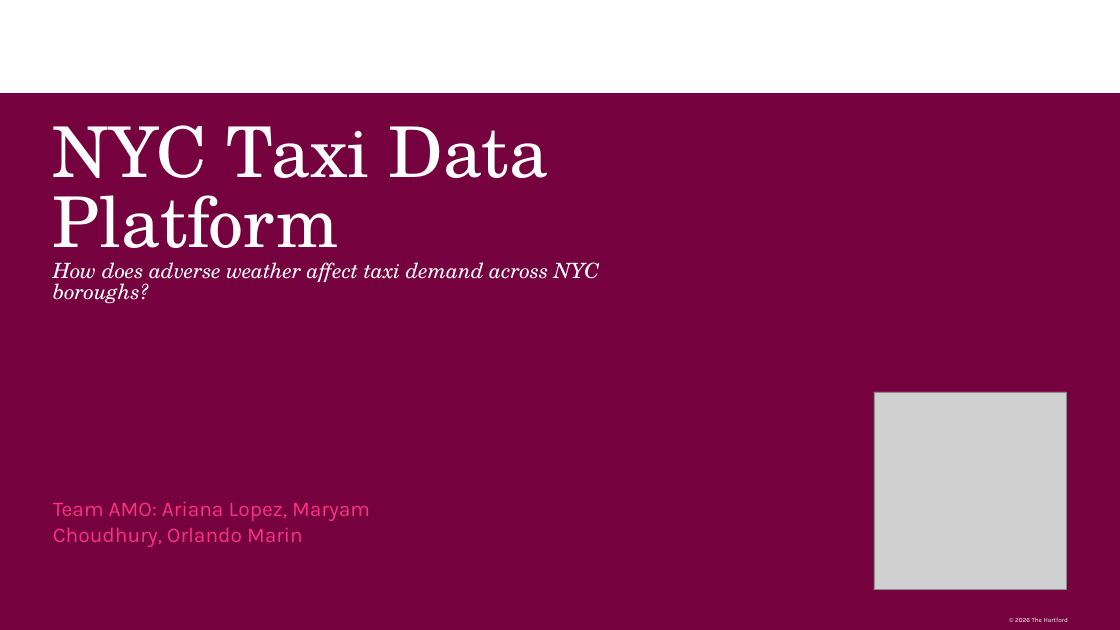
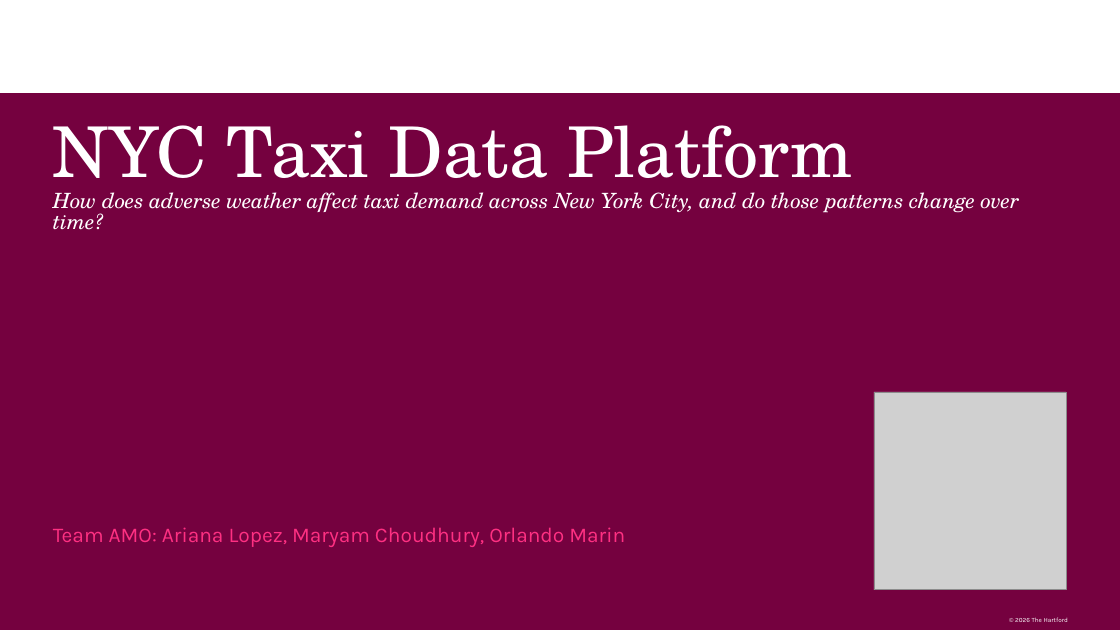
Before and after one commit to orlandojmarin/nyc-taxi-capstone, a slide deck: slide 1 of docs/TEST_Capstone_Presentation.pptx. Drawn at 1120x630 pixels with LibreOffice and Linux fonts; fonts in the diff are those of the drawing; grey boxes stand for pictures; background and template pictures are left out. Boxes give left, top, right and bottom in pixels: in the first picture for what was removed or moved away, otherwise in the second. Text is boxed around its words. In the diff, an @@ line names an element or a change of style, - is before the commit and + after.

```diff
--- a/docs/TEST_Capstone_Presentation.pptx
+++ b/docs/TEST_Capstone_Presentation.pptx
@@ title at (x1=53, y1=192, x2=1020, y2=230): text changed @@
-How does adverse weather affect taxi demand across NYC boroughs?
+How does adverse weather affect taxi demand across New York City, and do those patterns change over time?
@@ subtitle "Team AMO: Ariana Lopez, Maryam ..." rewrapped from (x1=53, y1=501, x2=370, y2=547) to (x1=53, y1=527, x2=625, y2=547) @@
```
Also in this commit, not shown: 12 other slides changed, 6 slides added, 19 slides removed, 2 other files.
